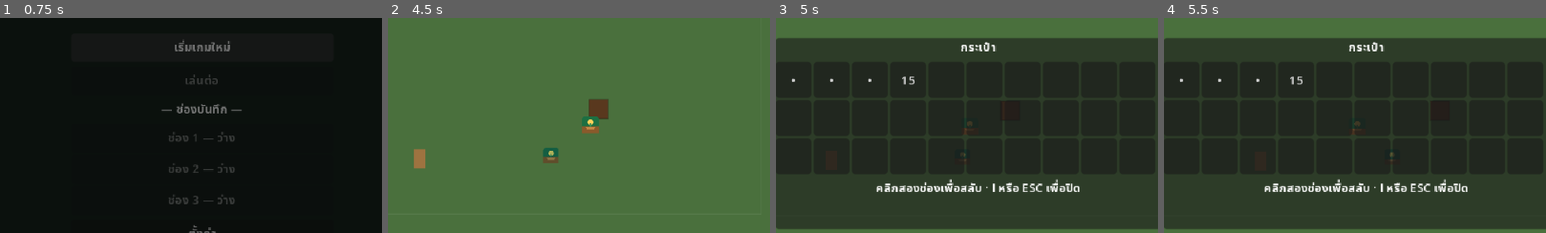
Above: before the commit, frames 1-4 (left to right).
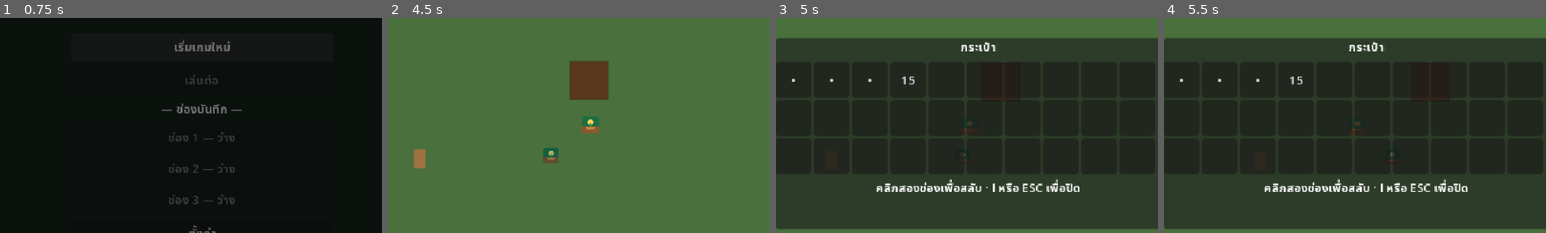
Above: after the commit, the same moments.

Repository: pathai95441/life-of-siam
Game: Godot game, scene res://src/ui/menus/main_menu.tscn
The game is run twice, just before and just after one commit, with the same random seed, the same clock (stepped at 60 frames per second) and the same inputs.
Inputs (mouse positions are % of the whole screen's width and height, from its top left):
- Up to frame 1 (0.75 s): click "เริ่มเกมใหม่" at 0.5 s
- Up to frame 2 (4.5 s): move the mouse to (72, 45) at 1.27 s; hold D (move_right) 1.28-2.03 s; hold E (interact) 1.28-2.03 s; tap Shift (run) at 1.55, 2.1, 3.05, 3.6 s; move the mouse to (30, 55) at 2.02 s; hold S (move_down) 2.03-2.78 s; tap E (interact) at 2.3, 3.8 s; move the mouse to (60, 28) at 2.77 s; hold D (move_right) 2.78-3.53 s; hold E (interact) 2.78-3.53 s; move the mouse to (45, 70) at 3.52 s; hold W (move_up) 3.53-4.28 s; move the mouse to (80, 65) at 4.27 s; press the mouse at (80, 65) at 4.28 s; hold A (move_left) from 4.28 s (still down)
- Up to frame 3 (5 s): keep holding A (move_left); tap Shift (run) at 4.55 s; tap I (inventory) at 4.9 s
- Up to frame 4 (5.5 s): keep holding A (move_left); move the mouse to (20, 35) at 5.02 s; release the mouse at (20, 35) at 5.03 s; tap E (interact) at 5.1 s
The pictures show only the part of the screen within x 24-74%, y 23-73%; the shares and areas given below are measured in that part.

Frame 1 is identical in both runs. In frame 2, 2.3% of the frame differs, in the area x 47-58%, y 20-48%; in frame 3, less than 0.1%; in frame 4, less than 0.1%.

Commit message:
W1: oblique 3/4 projection module and canonical scale
Establishes the confirmed canonical scale and the one place allowed to
convert between world space and screen space.

GameConstants gains three numbers and nothing else may define scale:
32 screen pixels per world unit across the ground, 32 per unit of
elevation, and a 0.5 depth ratio that foreshortens the y axis. TILE_SIZE
becomes an alias of the ground figure rather than an independent value,
because one grid cell is one world unit by definition; task W6 removes the
alias once grid code stops measuring in pixels. Its value therefore moved
from 16 to 32, which is the scale change the owner approved.

src/core/world_space.gd implements the projection. World space has x east,
y south into the screen, z up, in world units of roughly a metre. There is
no rotation, only foreshortening of the depth axis -- oblique rather than
isometric -- so the inverse is exact and needs no matrix. Static only, no
nodes, no SceneTree, which is what makes it testable without rendering.

Two decisions inside it worth naming. Elevation is a separate offset
rather than baked into the ground projection, so a sprite can be lifted
visually without moving its logical position on the ground. And depth_key
sorts by an object's ground contact point with elevation deliberately
ignored: sorting by sprite position instead would draw a tall object in
front of a short one beside it purely because its art reaches further up
the screen. Feet decide depth, not heads.

tests/world_space_test.tscn covers it in 35 assertions: exact projection
values, ground round trips including fractions and negatives, cell
resolution at boundaries and across zero, the off-by-one where a cell
centre must resolve back to its own cell, footprint anchoring, and depth
ordering. Pure arithmetic, no scene.

The scale change forced one level fix: the arable region was 32x24 cells,
which at 32px per cell became 1024x768 and overflowed the 960x720 map. It
is now 24x18, and farm_grid.gd documents the constraint.

Verified: compile clean, world_space_test 35/35, smoke_test 50/50 and
world_test 13/13 still pass after the TILE_SIZE change.

Note for whoever hits it next: running a test scene on freshly written
files hangs, because a headless game run cannot import them. Run
--editor --quit first. That cost a stuck process this session.

Co-Authored-By: Claude Opus 5 (1M context) <noreply@anthropic.com>

Diff:
--- a/src/core/game_constants.gd
+++ b/src/core/game_constants.gd
@@ -5,8 +5,22 @@
 ## Pure constants only — no state, never instantiated. Anything that needs to
 ## change at runtime belongs in [GameState] or [SettingsManager] instead.
 
-# --- World grid ---
-const TILE_SIZE: int = 16
+# --- Canonical scale (see GAME_DESIGN.md section 2) ---------------------------
+# One world unit (wu) is one grid cell and about one metre. Every dimension in
+# the game derives from these three numbers; nothing else may define scale.
+
+## Screen pixels per world unit across the ground plane.
+const GROUND_PX_PER_UNIT: int = 32
+## Screen pixels per world unit of elevation.
+const HEIGHT_PX_PER_UNIT: int = 32
+## Foreshortening of the depth axis for the oblique 3/4 projection.
+## 1.0 would be plain top-down; 0.5 tilts the ground plane.
+const DEPTH_RATIO: float = 0.5
+
+## Grid cell edge in pixels. Identical to [constant GROUND_PX_PER_UNIT] by
+## definition -- one cell is one world unit -- and kept under its own name
+## while grid code still measures in pixels. Task W6 removes it.
+const TILE_SIZE: int = GROUND_PX_PER_UNIT
 const TILE_SIZE_V := Vector2i(TILE_SIZE, TILE_SIZE)
 
 # --- Time ---
--- /dev/null
+++ b/src/core/world_space.gd
@@ -0,0 +1,114 @@
+class_name WorldSpace
+extends Object
+## The only place in the project that converts between world space and screen
+## space. Oblique 3/4 projection, per GAME_DESIGN.md.
+##
+## World space is measured in world units (wu): x runs east, y runs south into
+## the screen, z runs up. One wu is one grid cell and, by the canonical scale,
+## about one metre.
+##
+##     screen.x = x * GROUND_PX
+##     screen.y = y * GROUND_PX * DEPTH_RATIO  -  z * HEIGHT_PX
+##
+## There is no rotation, only foreshortening of the depth axis -- that is what
+## makes this oblique rather than isometric, and it is why the inverse is exact
+## and needs no matrix. Setting DEPTH_RATIO to 1.0 turns it into plain top-down
+## and every caller follows, because nothing else does this arithmetic.
+##
+## Static only; never instantiated. Deliberately free of nodes and SceneTree so
+## it can be unit-tested without rendering anything.
+
+
+# --- Scale ------------------------------------------------------------------
+
+## Screen pixels per world unit along x (and along the un-foreshortened axis).
+static func ground_px() -> float:
+	return float(GameConstants.GROUND_PX_PER_UNIT)
+
+
+## Screen pixels per world unit along the depth axis (y). Shorter than
+## [method ground_px], which is what tilts the ground plane.
+static func depth_px() -> float:
+	return ground_px() * GameConstants.DEPTH_RATIO
+
+
+## Screen pixels per world unit of elevation.
+static func height_px() -> float:
+	return float(GameConstants.HEIGHT_PX_PER_UNIT)
+
+
+# --- Projection -------------------------------------------------------------
+
+## Projects a full 3D world position, elevation included.
+static func world_to_screen(world: Vector3) -> Vector2:
+	return Vector2(
+		world.x * ground_px(),
+		world.y * depth_px() - world.z * height_px()
+	)
+
+
+## Projects a point on the ground plane (z = 0).
+static func ground_to_screen(ground: Vector2) -> Vector2:
+	return Vector2(ground.x * ground_px(), ground.y * depth_px())
+
+
+## Inverse of [method ground_to_screen]. Exact, because the projection is a
+## pure axis scaling. Any elevation in the source point is read as depth, so
+## only pass screen positions known to lie on the ground.
+static func screen_to_ground(screen: Vector2) -> Vector2:
+	return Vector2(screen.x / ground_px(), screen.y / depth_px())
+
+
+## How far up the screen an object sits when raised [param z] world units.
+## Added to a ground projection rather than baked into it, so a sprite can be
+## lifted visually without moving its logical position on the ground.
+static func elevation_offset(z: float) -> Vector2:
+	return Vector2(0.0, -z * height_px())
+
+
+# --- Grid -------------------------------------------------------------------
+
+## The cell containing a ground point. One cell is one world unit square.
+static func ground_to_cell(ground: Vector2) -> Vector2i:
+	return Vector2i(floori(ground.x), floori(ground.y))
+
+
+## Centre of a cell, in ground coordinates.
+static func cell_centre(cell: Vector2i) -> Vector2:
+	return Vector2(cell) + Vector2(0.5, 0.5)
+
+
+## Minimum corner of a cell, in ground coordinates.
+static func cell_origin(cell: Vector2i) -> Vector2:
+	return Vector2(cell)
+
+
+# --- Footprints -------------------------------------------------------------
+
+## The ground rectangle an object occupies. [param anchor] is normalised within
+## the footprint: (0.5, 0.5) centres it on [param ground], (0.5, 1.0) puts the
+## object's front edge there.
+##
+## This is the logical footprint -- the only rectangle gameplay rules may use.
+## Visual bounds are a separate concern and never feed back into it.
+static func footprint_rect(ground: Vector2, footprint: Vector2,
+		anchor: Vector2 = Vector2(0.5, 0.5)) -> Rect2:
+	return Rect2(ground - footprint * anchor, footprint)
+
+
+## Screen size of a footprint, foreshortened along the depth axis. Used to
+## build collision and interaction shapes from data instead of by hand.
+static func footprint_screen_size(footprint: Vector2) -> Vector2:
+	return Vector2(footprint.x * ground_px(), footprint.y * depth_px())
+
+
+# --- Draw order -------------------------------------------------------------
+
+## Sort key for draw order: the screen y of an object's ground contact point,
+## with elevation deliberately ignored.
+##
+## Sorting by sprite position instead would put a tall object in front of a
+## short one standing beside it, purely because its art reaches further up the
+## screen. Feet decide depth, not heads.
+static func depth_key(ground: Vector2) -> float:
+	return ground.y * depth_px()
--- a/src/systems/farming/farm_grid.gd
+++ b/src/systems/farming/farm_grid.gd
@@ -14,7 +14,10 @@
 const SAVE_ID := &"farm_grid"
 
 ## Tiles the player is allowed to till, as a rect in cell coordinates.
-@export var arable_region := Rect2i(-16, -12, 32, 24)
+## Must stay inside the owning level's bounds: one cell is
+## [constant GameConstants.TILE_SIZE] pixels, so 24x18 cells is 768x576 px
+## against the blockout map's 960x720.
+@export var arable_region := Rect2i(-12, -9, 24, 18)
 @export var debug_draw: bool = true
 
 var _cells: Dictionary[Vector2i, SoilCell] = {}
--- a/src/world/world.tscn
+++ b/src/world/world.tscn
@@ -34,7 +34,7 @@
 
 [node name="FarmGrid" type="Node2D" parent="."]
 script = ExtResource("2_farm")
-arable_region = Rect2i(-16, -12, 32, 24)
+arable_region = Rect2i(-12, -9, 24, 18)
 debug_draw = true
 
 [node name="Bounds" type="StaticBody2D" parent="."]
--- /dev/null
+++ b/tests/world_space_test.gd
@@ -0,0 +1,121 @@
+extends Node
+## Unit tests for [WorldSpace]. Pure arithmetic: no scene, no rendering, no
+## autoload state. If this file ever needs a node, the projection has leaked.
+
+var pass_count := 0
+var fail_count := 0
+
+
+func check(label: String, condition: bool) -> void:
+	if condition:
+		pass_count += 1
+		print("  PASS  ", label)
+	else:
+		fail_count += 1
+		print("  FAIL  ", label)
+
+
+func check_eq(label: String, got: Variant, want: Variant) -> void:
+	check("%s (got %s, want %s)" % [label, got, want], got == want)
+
+
+func check_near(label: String, got: Vector2, want: Vector2) -> void:
+	check("%s (got %s, want %s)" % [label, got, want], got.is_equal_approx(want))
+
+
+func _ready() -> void:
+	_test_scale()
+	_test_projection()
+	_test_round_trip()
+	_test_grid()
+	_test_footprints()
+	_test_depth_order()
+
+	print("\n==================================================")
+	print("  world_space_test: %d passed, %d failed" % [pass_count, fail_count])
+	print("==================================================")
+	get_tree().quit(1 if fail_count > 0 else 0)
+
+
+func _test_scale() -> void:
+	print("\n--- scale (canonical: 32 px/wu, depth 0.5) ---")
+	check_eq("ground_px", WorldSpace.ground_px(), 32.0)
+	check_eq("depth_px is foreshortened", WorldSpace.depth_px(), 16.0)
+	check_eq("height_px", WorldSpace.height_px(), 32.0)
+	check("depth is shorter than ground, i.e. the plane is tilted",
+		WorldSpace.depth_px() < WorldSpace.ground_px())
+
+
+func _test_projection() -> void:
+	print("\n--- projection ---")
+	check_near("origin maps to origin", WorldSpace.ground_to_screen(Vector2.ZERO), Vector2.ZERO)
+	check_near("1 wu east = 32 px right",
+		WorldSpace.ground_to_screen(Vector2(1, 0)), Vector2(32, 0))
+	check_near("1 wu south = 16 px down (foreshortened)",
+		WorldSpace.ground_to_screen(Vector2(0, 1)), Vector2(0, 16))
+	check_near("3D: elevation raises the point up the screen",
+		WorldSpace.world_to_screen(Vector3(1, 1, 1)), Vector2(32, 16 - 32))
+	check_near("elevation_offset is purely vertical and negative",
+		WorldSpace.elevation_offset(2.0), Vector2(0, -64))
+	check_near("z = 0 matches the ground projection",
+		WorldSpace.world_to_screen(Vector3(2, 3, 0)),
+		WorldSpace.ground_to_screen(Vector2(2, 3)))
+
+
+func _test_round_trip() -> void:
+	print("\n--- round trip: ground -> screen -> ground ---")
+	for point in [Vector2.ZERO, Vector2(1, 1), Vector2(-4, 7),
+			Vector2(0.25, -0.75), Vector2(123.5, -456.25)]:
+		var back := WorldSpace.screen_to_ground(WorldSpace.ground_to_screen(point))
+		check("%s survives the round trip (got %s)" % [point, back],
+			back.is_equal_approx(point))
+
+
+func _test_grid() -> void:
+	print("\n--- grid ---")
+	check_eq("point inside cell 0,0", WorldSpace.ground_to_cell(Vector2(0.5, 0.5)), Vector2i(0, 0))
+	check_eq("cell boundary belongs to the higher cell",
+		WorldSpace.ground_to_cell(Vector2(1.0, 1.0)), Vector2i(1, 1))
+	check_eq("negatives floor away from zero, not toward it",
+		WorldSpace.ground_to_cell(Vector2(-0.1, -0.1)), Vector2i(-1, -1))
+	check_eq("centre of cell 0,0", WorldSpace.cell_centre(Vector2i(0, 0)), Vector2(0.5, 0.5))
+	check_eq("centre of cell -2,3", WorldSpace.cell_centre(Vector2i(-2, 3)), Vector2(-1.5, 3.5))
+	check_eq("origin of cell 2,3", WorldSpace.cell_origin(Vector2i(2, 3)), Vector2(2, 3))
+	# A cell centre must land back in its own cell -- the classic off-by-one.
+	for cell in [Vector2i(0, 0), Vector2i(-1, -1), Vector2i(5, -7)]:
+		check_eq("centre of %s resolves back to itself" % cell,
+			WorldSpace.ground_to_cell(WorldSpace.cell_centre(cell)), cell)
+
+
+func _test_footprints() -> void:
+	print("\n--- footprints ---")
+	var centred := WorldSpace.footprint_rect(Vector2(10, 10), Vector2(2, 1))
+	check_eq("centred footprint position", centred.position, Vector2(9, 9.5))
+	check_eq("centred footprint size", centred.size, Vector2(2, 1))
+	check_eq("centred footprint really is centred", centred.get_center(), Vector2(10, 10))
+
+	var front := WorldSpace.footprint_rect(Vector2(0, 0), Vector2(2, 4), Vector2(0.5, 1.0))
+	check_eq("front-anchored footprint extends backwards", front.position, Vector2(-1, -4))
+	check_eq("front-anchored footprint front edge sits on the point", front.end.y, 0.0)
+
+	check_eq("screen size is foreshortened in depth only",
+		WorldSpace.footprint_screen_size(Vector2(2, 2)), Vector2(64, 32))
+	# The player from GAME_DESIGN: 0.6 x 0.4 wu.
+	check_eq("player footprint in screen px",
+		WorldSpace.footprint_screen_size(Vector2(0.6, 0.4)),
+		Vector2(0.6 * 32.0, 0.4 * 16.0))
+
+
+func _test_depth_order() -> void:
+	print("\n--- draw order ---")
+	var behind := WorldSpace.depth_key(Vector2(0, 3))
+	var in_front := WorldSpace.depth_key(Vector2(0, 5))
+	check("larger world y sorts in front", in_front > behind)
+	check_eq("objects on the same row are coplanar",
+		WorldSpace.depth_key(Vector2(-99, 4)), WorldSpace.depth_key(Vector2(99, 4)))
+	# Height must not leak into depth: a tree does not occlude a person
+	# standing beside it just because its art is taller.
+	check_eq("depth ignores elevation entirely",
+		WorldSpace.depth_key(Vector2(0, 2)), WorldSpace.depth_key(Vector2(0, 2)))
+	check("a tall object behind still sorts behind",
+		WorldSpace.depth_key(Vector2(0, 1)) < WorldSpace.depth_key(Vector2(0, 2)))
--- /dev/null
+++ b/tests/world_space_test.tscn
@@ -0,0 +1,6 @@
+[gd_scene load_steps=2 format=3]
+
+[ext_resource type="Script" path="res://tests/world_space_test.gd" id="1_wst"]
+
+[node name="WorldSpaceTest" type="Node"]
+script = ExtResource("1_wst")
Not shown, added: src/core/world_space.gd.uid
Not shown, added: tests/world_space_test.gd.uid
Not shown, changed: GAME_DESIGN.md
Not shown, changed: IMPLEMENTATION_PLAN.md
